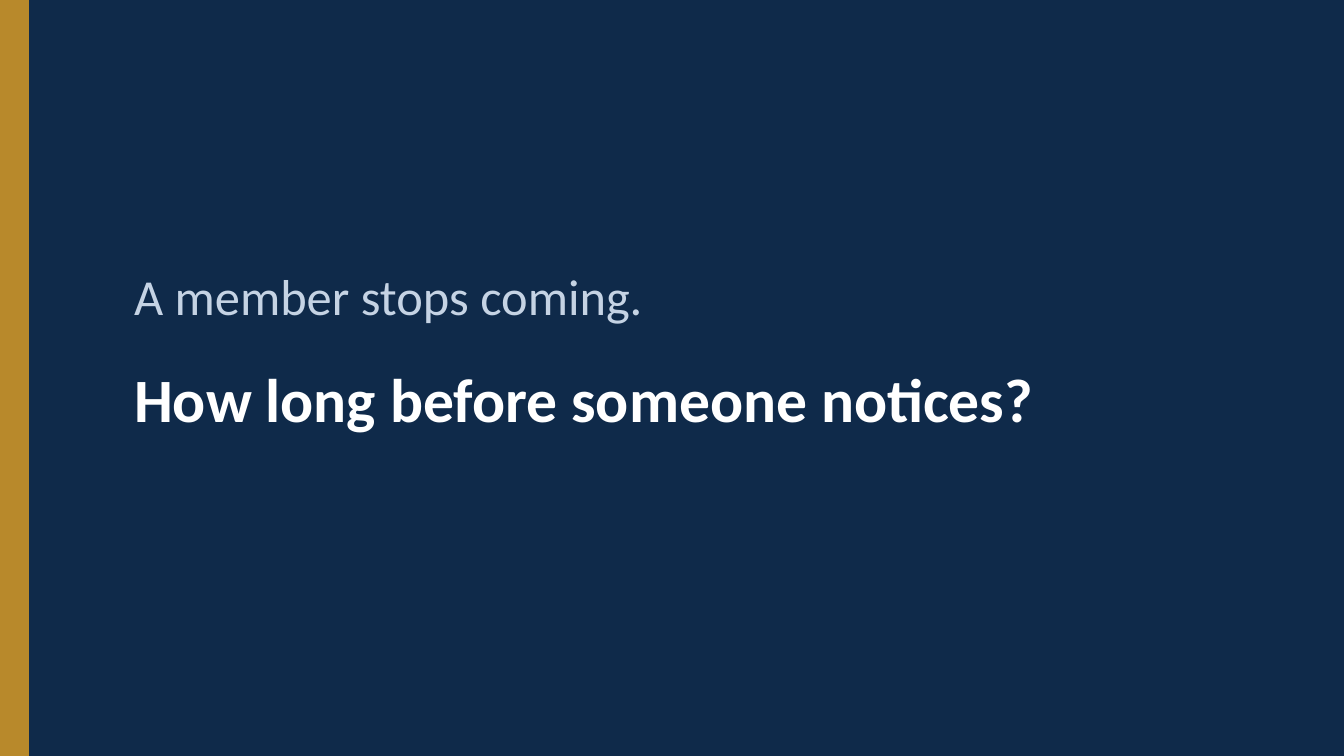
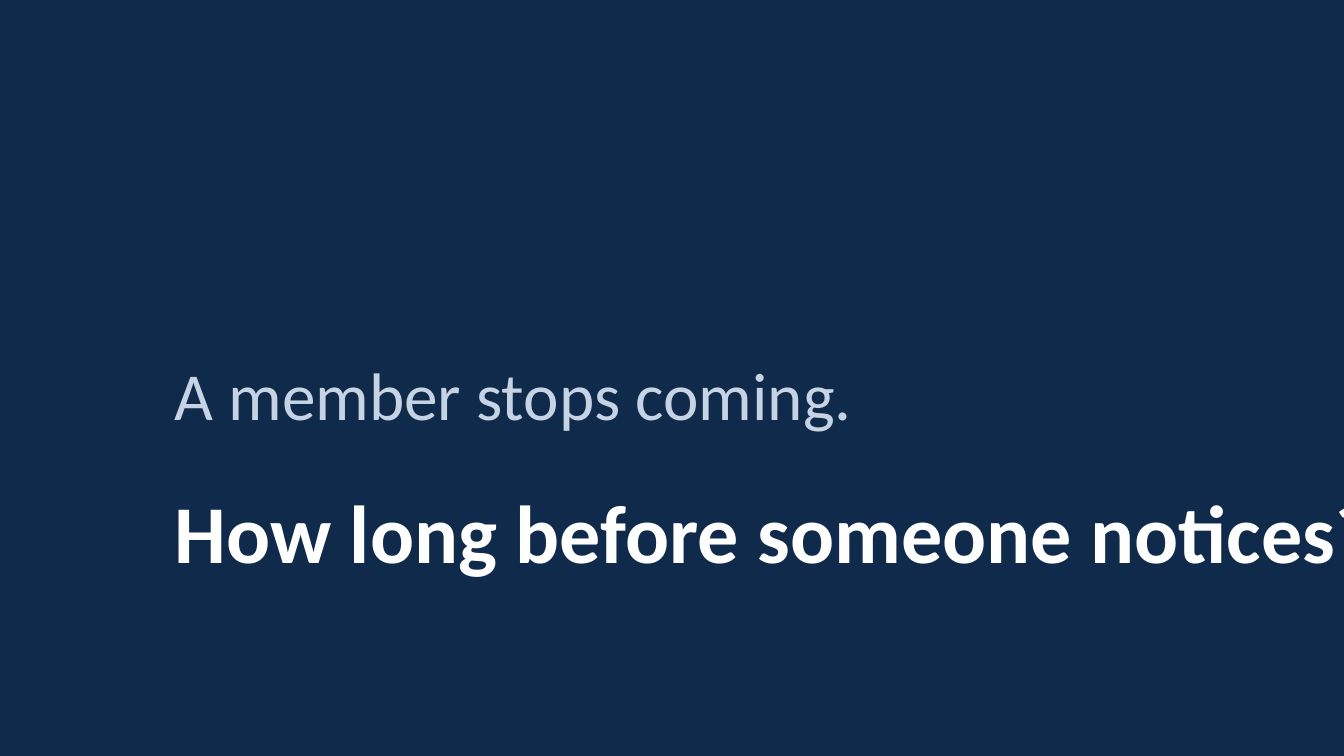
Before and after one commit to nhanhayhaw/ChurchCONNECT, a slide deck: slide 2 of docs/ChurchConnect-Leadership-Presentation.pptx. Drawn at 1344x756 pixels with LibreOffice and Linux fonts; fonts in the diff are those of the drawing. Boxes give left, top, right and bottom in pixels: in the first picture for what was removed or moved away, otherwise in the second. Text is boxed around its words. In the diff, an @@ line names an element or a change of style, - is before the commit and + after.

```diff
--- a/docs/ChurchConnect-Leadership-Presentation.pptx
+++ b/docs/ChurchConnect-Leadership-Presentation.pptx
@@ rectangle removed at [0, 0, 28, 755] @@
@@ text "A member stops coming.": place and size @@
-text "A member stops coming." at [134, 280, 642, 324]
+text "A member stops coming." at [174, 373, 852, 432]
@@ text "A member stops coming." at [174, 373, 852, 432]: size 27 to 36 pt @@
@@ text "How long before someone notices?": place and size @@
-text "How long before someone notices?" at [134, 378, 1033, 433]
+text "How long before someone notices?" at [174, 505, 1344, 577]
@@ text "How long before someone notices?" at [174, 505, 1344, 577]: size 33 to 44 pt @@
```
Also in this commit, not shown: 20 other slides changed, 1 slide added, 11 other files.
